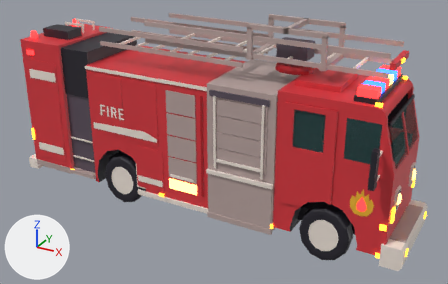
The glTF model public/assets/models/veh.fire-engine.lod1.glb: old version first, new version second.
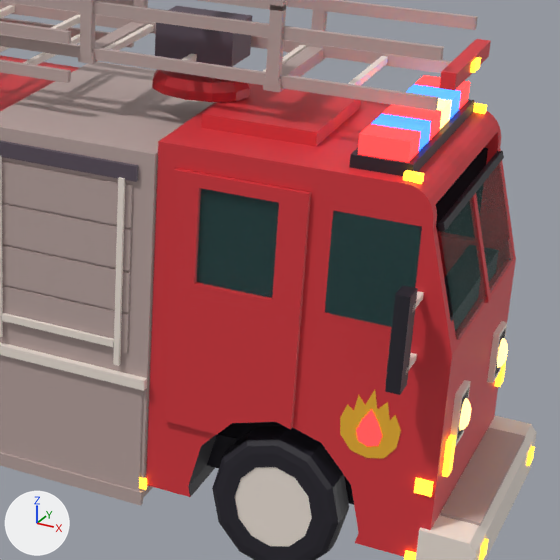
Each version appears first whole from a 50 mm lens placed at (5.05, -8.66, 5.64), pointed at (0.31, -0.04, 1.34), and next in a close-up on the part from 48% to 98% of the width and 12% to 90% of the height. Arrows for +X, +Y and +Z are at lower left; the lights stay in place. The last two pictures show the newer version. Where no turn or scale is listed for an object, it has been applied to the vertices. Vertices at exactly the same position are counted once.
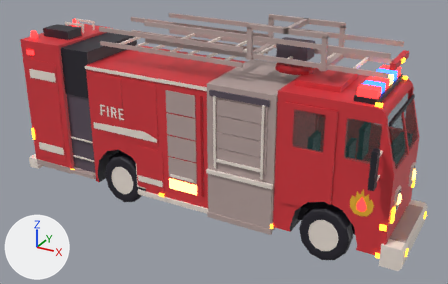
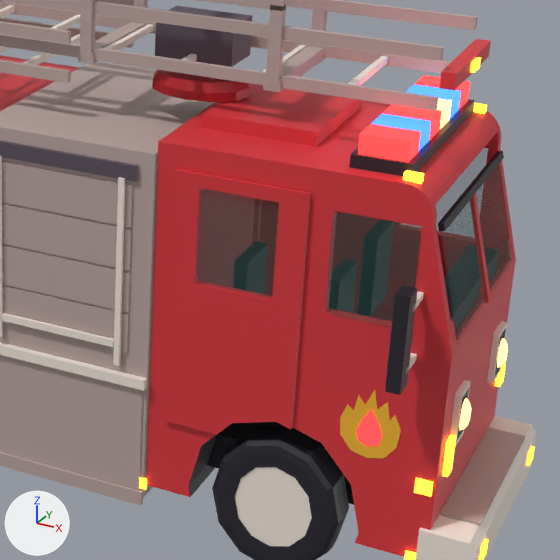
Changed parts and their boxes (x1, y1, x2, y2) in the close-ups (560 x 560 px):
part 1 of me_mesh_7, deleted (cyan): before (197, 188, 279, 298)
part 2 of me_mesh_13, deleted: before (436, 148, 488, 238)
part 3 of me_mesh_13, deleted (cyan): before (325, 211, 422, 327)

Patch to the scene script:
```diff
--- a/public/assets/models/veh.fire-engine.lod1.glb.py
+++ b/public/assets/models/veh.fire-engine.lod1.glb.py
@@ me_mesh_7 @@
 # used by ob_mesh_7; location = (2.118, -0.763, 1.731)
-me_mesh_7.from_pydata(...)  # 54 vertices, 100 faces; spans x -0.41..0.41, y -0.03..0.03, z -0.82..0.82
+me_mesh_7.from_pydata(...)  # 46 vertices, 88 faces; spans x -0.41..0.41, y -0.03..0.03, z -0.82..0.82
+# me_mesh_7 part 1: the loose piece of 8 vertices spanning x -0.27..0.26, y 0.0..0.01, z 0.11..0.77 is deleted
 me_mesh_7.materials.append(mat_pal_backpackteal)
@@ me_mesh_13 @@
 # used by ob_mesh_13; location = (-0.077, 0.0, 1.632)
-me_mesh_13.from_pydata(...)  # 1108 vertices, 1804 faces; spans x -3.51..3.51, y -1.05..1.05, z -1.37..1.37
+me_mesh_13.from_pydata(...)  # 1092 vertices, 1780 faces; spans x -3.51..3.51, y -1.05..1.05, z -1.37..1.37
+# me_mesh_13 part 2: the loose piece of 8 vertices spanning x 2.71..3.26, y 0.76, z 0.19..0.87 is deleted
+# me_mesh_13 part 3: the loose piece of 8 vertices spanning x 2.71..3.26, y -0.76, z 0.19..0.87 is deleted
 me_mesh_13.materials.append(mat_emi_schoolbusyellow)
```
